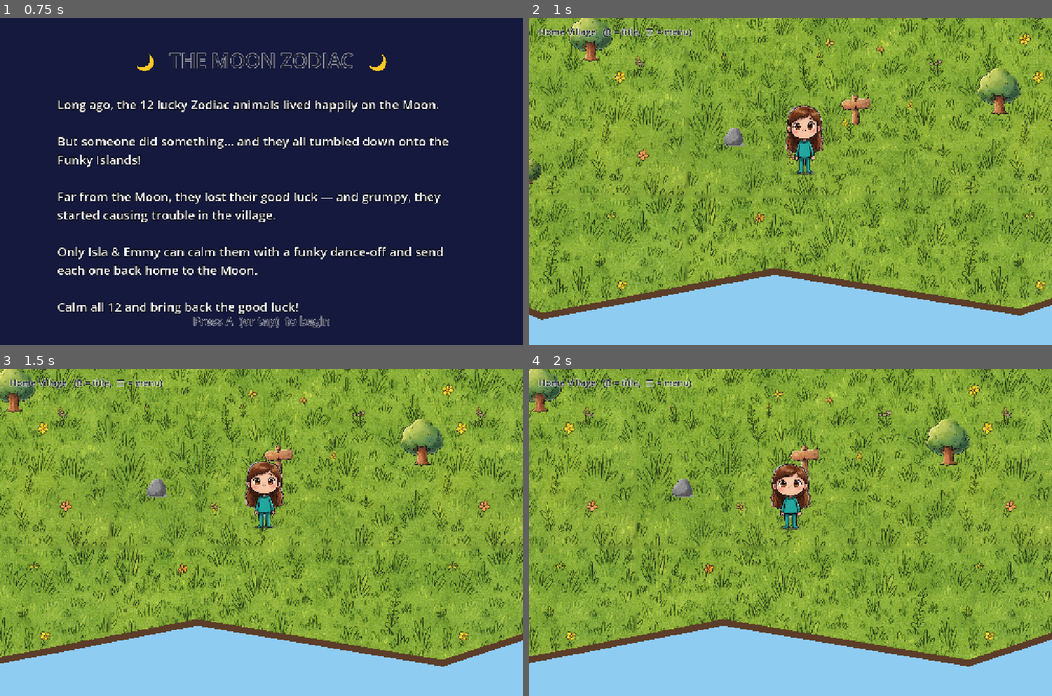
Above: before the commit, frames 1-4 (two rows, left to right).
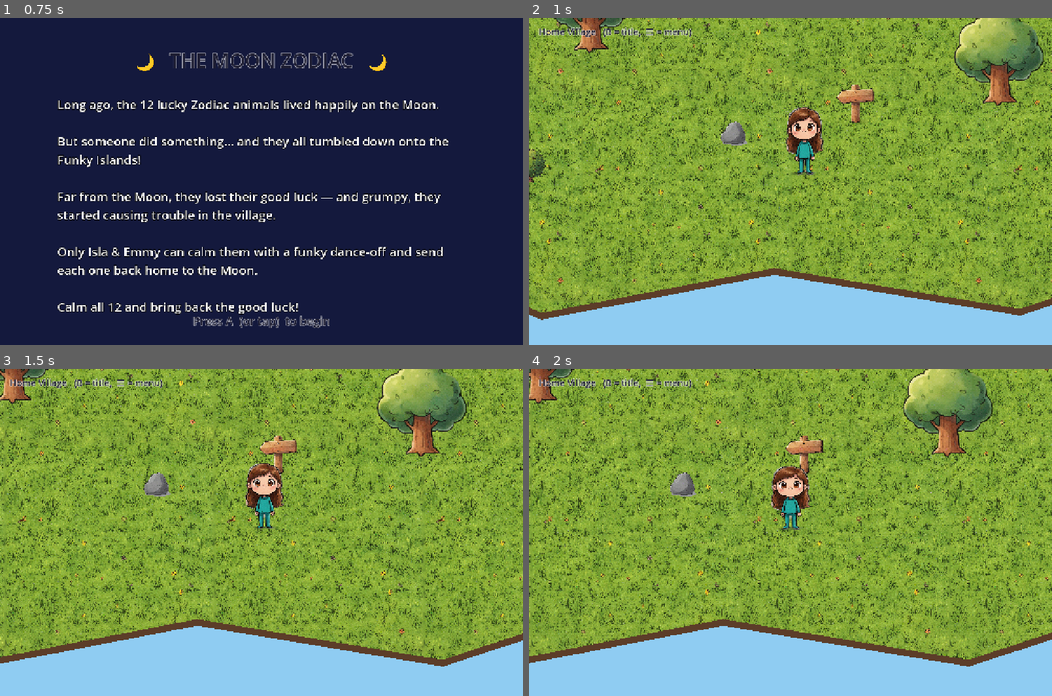
Above: after the commit, the same moments.

Repository: andyfreed/isla-emmy-deck
Game: Godot game, scene res://main.tscn
Same seed, same stepped clock (60 frames per second), same inputs: the game is played once before the commit and once after it.
Inputs (mouse positions are in pixels of both pictures, inside the frame that each line leads up to):
- Up to frame 1 (0.75 s): tap A at 0.5 s; move the mouse to (376, 165) at 0.52 s; hold Right (ui_right) from 0.53 s (still down); click (376, 165) at 0.67 s
- Up to frame 2 (1 s): keep holding Right (ui_right); tap Enter (ui_accept) at 0.77 s
- Up to frame 3 (1.5 s): release Right (ui_right) at 1.25 s; drag from (156, 548) to (235, 597) at 1.27 s
- Up to frame 4 (2 s): no input

Frame 1 is identical in both runs. In frame 2, 41% of the frame differs, in the area x 0-100%, y 0-90%; in frame 3, 41%; in frame 4, 41%.

Commit message:
Define scale system: sister=170px unit, proportion table, ground tiles ~512px; apply in village
Co-Authored-By: Claude Opus 4.8 <noreply@anthropic.com>
Claude-Session: https://claude.ai/code/session_01UXQDKUbPicwSfpzXbyxALt

Diff:
--- a/scripts/main.gd
+++ b/scripts/main.gd
@@ -194,6 +194,7 @@
 	ground.polygon = island_poly
 	ground.texture = load("res://assets/home_island/grass.png")
 	ground.texture_repeat = CanvasItem.TEXTURE_REPEAT_ENABLED
+	ground.texture_scale = Vector2(2, 2)   # 1024 tile renders ~512px on screen
 	ground.z_index = -10
 	world.add_child(ground)
 
@@ -210,21 +211,21 @@
 	for tp in [Vector2(950, 720), Vector2(2750, 680), Vector2(1300, 1230),
 			Vector2(2300, 1360), Vector2(820, 1300), Vector2(2950, 1180),
 			Vector2(1520, 640), Vector2(2150, 860)]:
-		world.add_child(_make_sprite("res://assets/home_island/tree.png", tp, 160.0))
+		world.add_child(_make_sprite("res://assets/home_island/tree.png", tp, 330.0))
 	for bp in [Vector2(700, 980), Vector2(2600, 1480), Vector2(1150, 1520), Vector2(2880, 880)]:
-		world.add_child(_make_sprite("res://assets/home_island/bush.png", bp, 90.0))
+		world.add_child(_make_sprite("res://assets/home_island/bush.png", bp, 120.0))
 	for rp in [Vector2(1650, 1430), Vector2(2450, 760), Vector2(1000, 600)]:
-		world.add_child(_make_sprite("res://assets/home_island/rock.png", rp, 78.0))
-	world.add_child(_make_sprite("res://assets/home_island/well.png", Vector2(1500, 1100), 130.0))
-	world.add_child(_make_sprite("res://assets/home_island/signpost.png", Vector2(1950, 1380), 110.0))
-
-	world.add_child(_make_sprite("res://assets/home_island/store.png", store_pos, 210.0))
-	world.add_child(_make_sprite("res://assets/home_island/balloon_station.png", balloon_pos, 280.0))
+		world.add_child(_make_sprite("res://assets/home_island/rock.png", rp, 95.0))
+	world.add_child(_make_sprite("res://assets/home_island/well.png", Vector2(1500, 1100), 150.0))
+	world.add_child(_make_sprite("res://assets/home_island/signpost.png", Vector2(1950, 1380), 140.0))
+
+	world.add_child(_make_sprite("res://assets/home_island/store.png", store_pos, 440.0))
+	world.add_child(_make_sprite("res://assets/home_island/balloon_station.png", balloon_pos, 520.0))
 
 	player = Node2D.new()
 	player.position = spawn_pos
 	world.add_child(player)
-	var spr := _make_sprite("res://assets/%s.png" % hero, Vector2.ZERO, 175.0)
+	var spr := _make_sprite("res://assets/%s.png" % hero, Vector2.ZERO, 170.0)
 	spr.name = "spr"
 	player_base_scale = spr.scale
 	player.add_child(spr)
Not shown, changed: ASSET_MANIFEST.md
